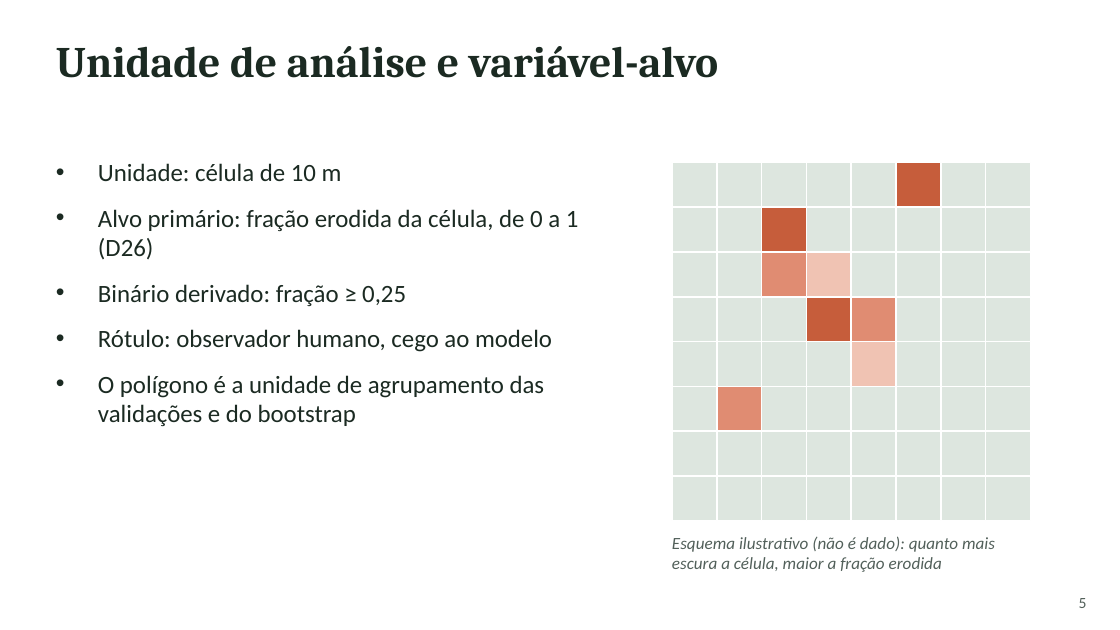
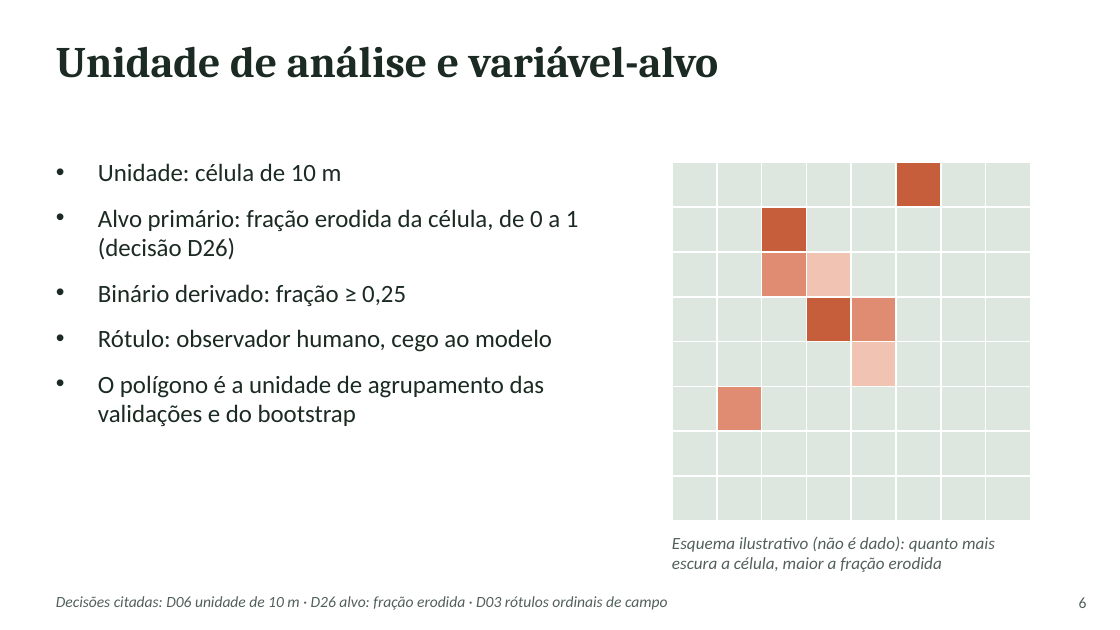
Before and after one commit to RedZardoz/localizador-erosao-v02, a slide deck: slide 6 of docs/Apresentacao_Seminario_Arcabouco_Auditavel.pptx (slide 5 before the commit). Drawn at 1120x630 pixels with LibreOffice and Linux fonts; fonts in the diff are those of the drawing. Boxes give left, top, right and bottom in pixels: in the first picture for what was removed or moved away, otherwise in the second. Text is boxed around its words. In the diff, an @@ line names an element or a change of style, - is before the commit and + after.

```diff
--- a/docs/Apresentacao_Seminario_Arcabouco_Auditavel.pptx
+++ b/docs/Apresentacao_Seminario_Arcabouco_Auditavel.pptx
@@ text at (98, 209, 579, 259): text changed @@
-• Alvo primário: fração erodida da célula, de 0 a 1 (D26)
+• Alvo primário: fração erodida da célula, de 0 a 1 (decisão D26)
@@ text added at (56, 596, 668, 610), 10 pt, text #52605A, italic @@
+Decisões citadas: D06 unidade de 10 m · D26 alvo: fração erodida · D03 rótulos ordinais de campo
@@ text at (1079, 597, 1087, 608): text changed @@
-5
+6
```
Also in this commit, not shown: 11 other slides changed, 1 slide added.
